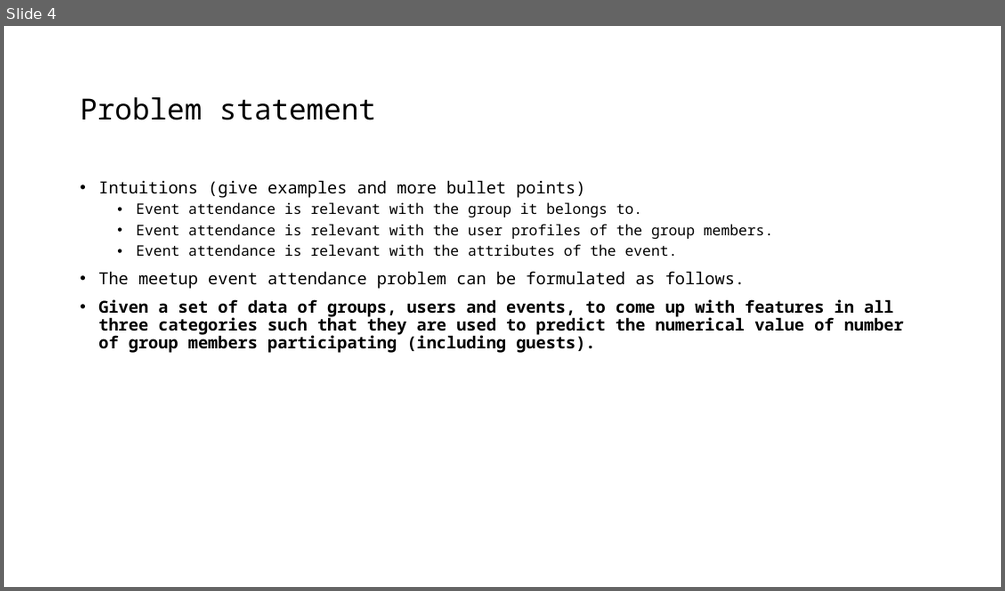
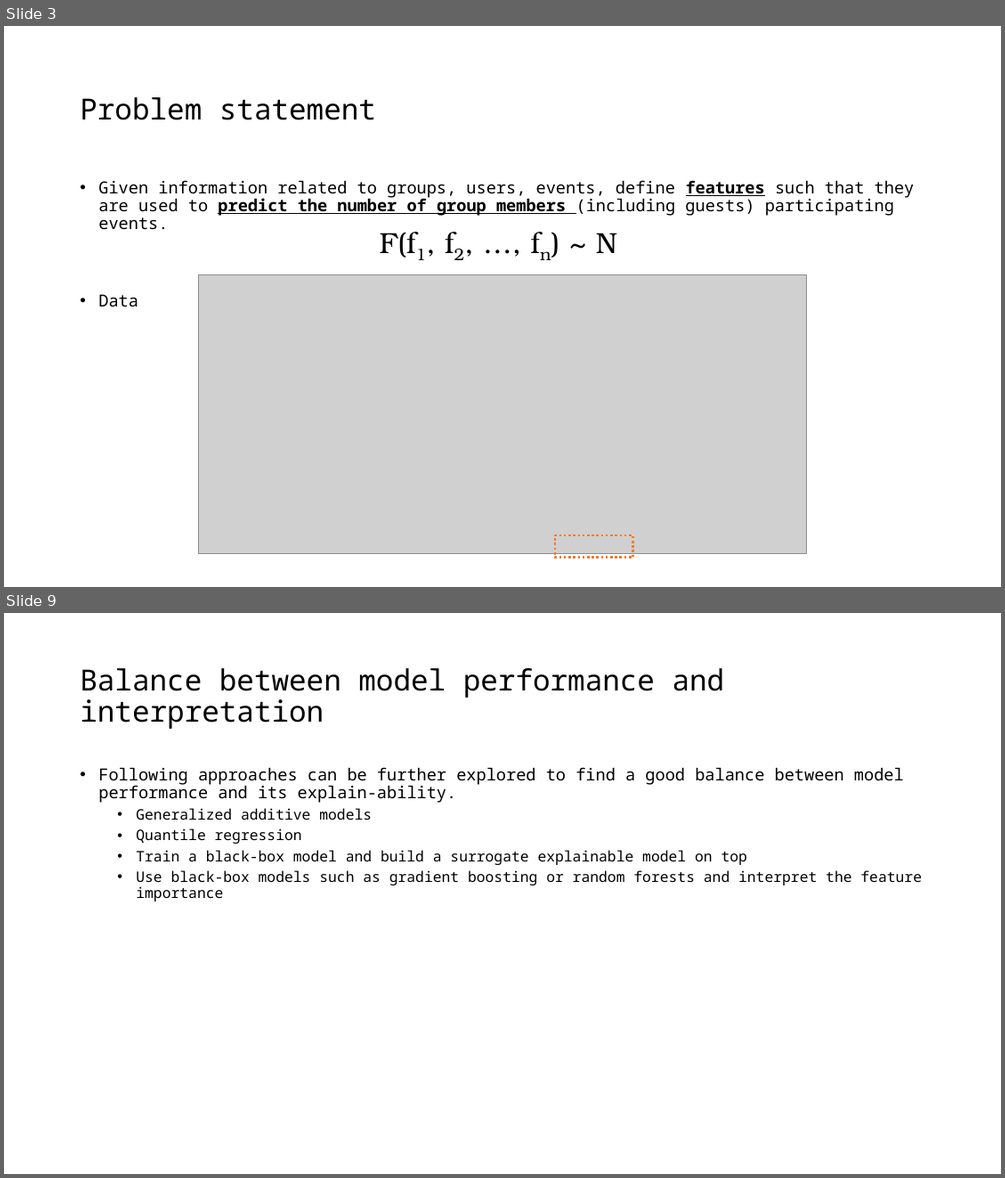
Before and after one commit to joyceXD/meetup-attendence-pred, a slide deck: presentation/meetup-attendance-prediction.pptx. Shown one above the other, each under a label of ours: slide 4 before the commit, slides 3 and 9 after it; the slides between them are not shown. The pictures are 1005x591 and 1005x1178 pixels, drawn with LibreOffice and Linux fonts; fonts in the diff are those of the drawing; grey boxes stand for pictures. Boxes give left, top, right and bottom in pixels: in the first picture for what was removed or moved away, otherwise in the second. Text is boxed around its words. In the diff, an @@ line names an element or a change of style, - is before the commit and + after.

Commit message:
Finalize model.

```diff
--- a/presentation/meetup-attendance-prediction.pptx
+++ b/presentation/meetup-attendance-prediction.pptx
@@ slide 9 added at [4,613,1001,1174], background #FFFFFF @@
@@ title added at [80,668,725,729], 28 pt, text #000000 @@
+Balance between model performance and interpretation
@@ text added at [98,767,922,901], 14 pt, text #000000 @@
+• Following approaches can be further explored to find a good balance between model performance and its explain-ability.
+  • Generalized additive models
+  • Quantile regression
+  • Train a black-box model and build a surrogate explainable model on top
+  • Use black-box models such as gradient boosting or random forests and interpret the feature importance
@@ what was slide 4 is now slide 3 @@
@@ slide 3 changed as well @@
@@ text at [98,180,914,306]: text changed @@
-• Intuitions (give examples and more bullet points)
-  • Event attendance is relevant with the group it belongs to.
-  • Event attendance is relevant with the user profiles of the group members.
-  • Event attendance is relevant with the attributes of the event.
-• The meetup event attendance problem can be formulated as follows.
-• Given a set of data of groups, users and events, to come up with features in all three categories such that they are used to predict the numerical value of number of group members participating (including guests).
+• Given information related to groups, users, events, define features such that they are used to predict the number of group members (including guests) participating events.
+• Data
@@ text added at [380,232,550,260], 28 pt, text #000000 @@
+F(f1, f2, …, fn) ~ N
@@ picture added at [198,274,807,553] @@
@@ rectangle added at [555,535,633,557], outline #ED7D31 2.25 pt dashed @@
```
Also in this commit, not shown: 3 other slides changed, 9 other slides added, 3 slides removed, 28 other files.
